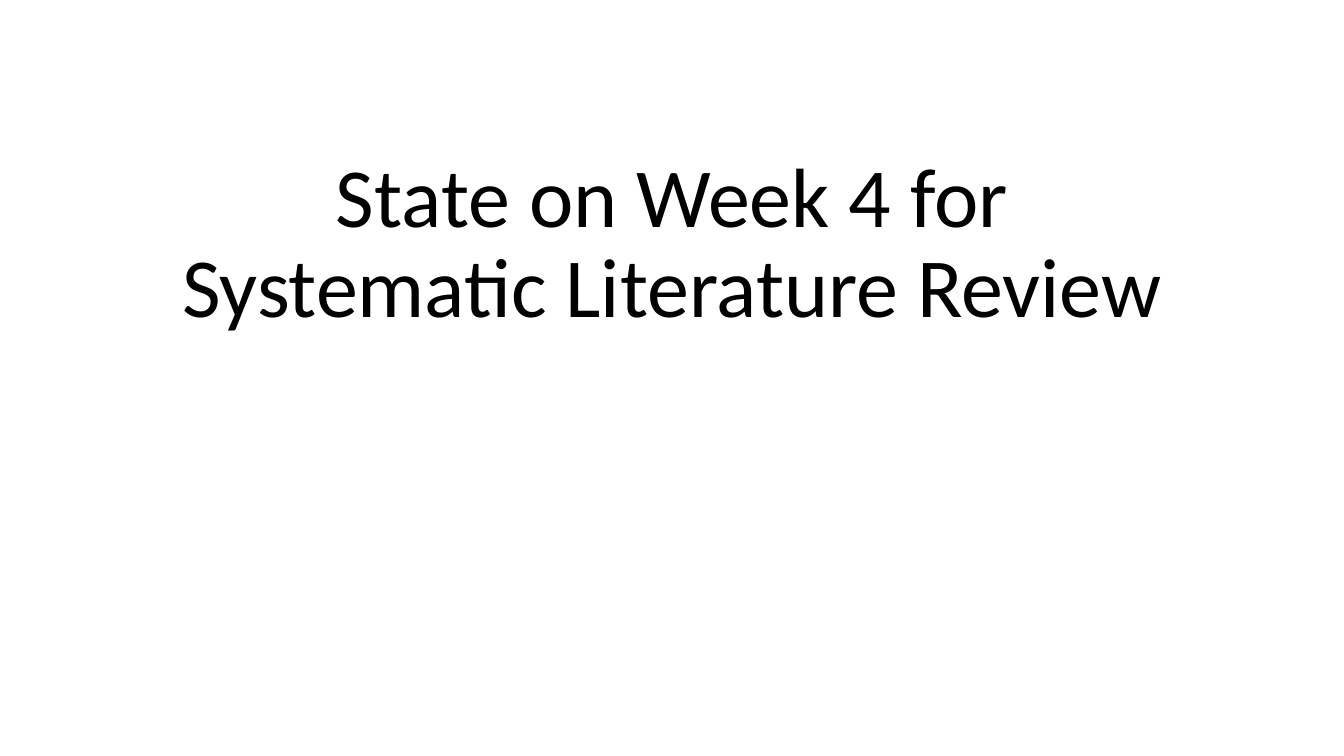
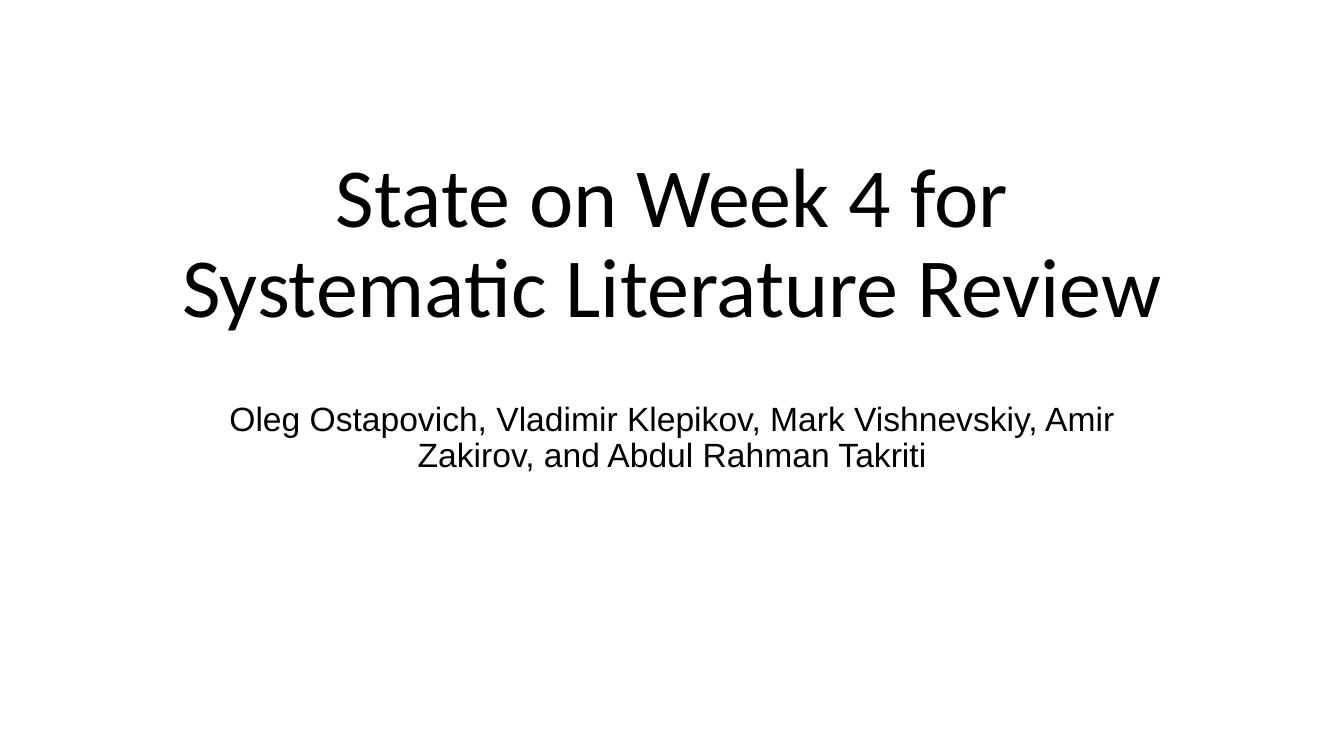
Before and after one commit to klpkw/S23-SLR, a slide deck: slide 1 of presentations/week 4/Week 4 - slr.pptx. Drawn at 1344x756 pixels with LibreOffice and Linux fonts; fonts in the diff are those of the drawing. Boxes give left, top, right and bottom in pixels: in the first picture for what was removed or moved away, otherwise in the second. Text is boxed around its words. In the diff, an @@ line names an element or a change of style, - is before the commit and + after.

Commit message:
presenta week 4 final

```diff
--- a/presentations/week 4/Week 4 - slr.pptx
+++ b/presentations/week 4/Week 4 - slr.pptx
@@ subtitle added at [229, 406, 1114, 472], 24 pt, text #000000 @@
+Oleg Ostapovich, Vladimir Klepikov, Mark Vishnevskiy, Amir Zakirov, and Abdul Rahman Takriti
```
Also in this commit, not shown: 4 other slides changed, 1 slide added.
